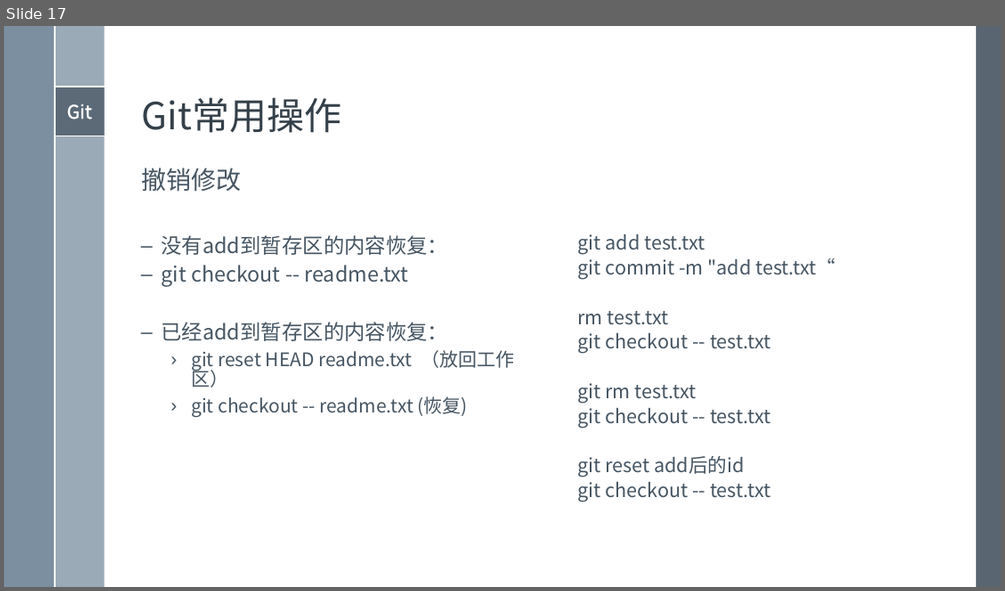
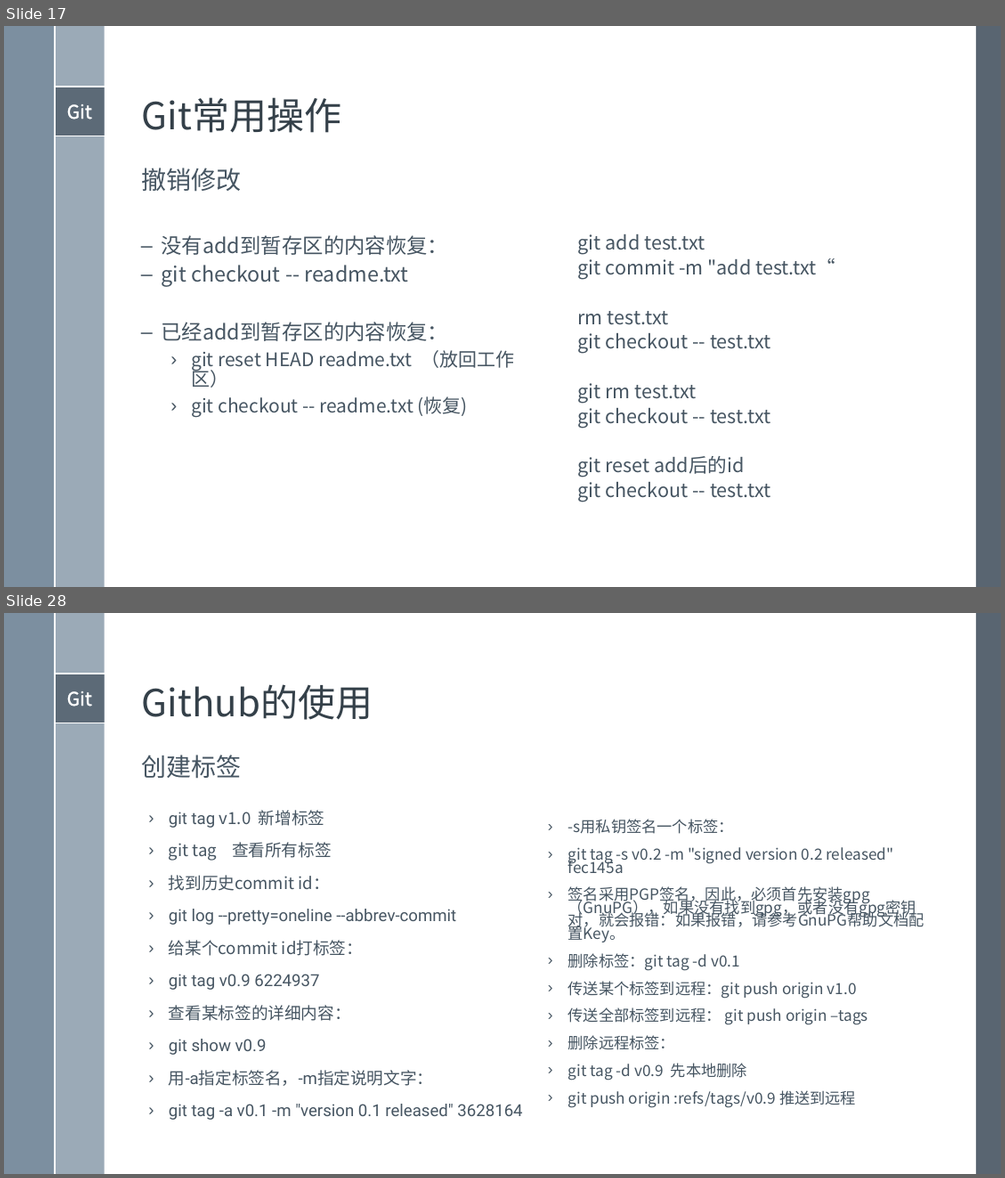
Before and after one commit to xami/joke, a slide deck: docs/windows模板/演示文稿 2.pptx. Shown one above the other, each under a label of ours: slide 17 before the commit, slides 17 and 28 after it; the slides between them are not shown. The pictures are 1005x591 and 1005x1178 pixels, drawn with LibreOffice and Linux fonts; fonts in the diff are those of the drawing. Boxes give left, top, right and bottom in pixels: in the first picture for what was removed or moved away, otherwise in the second. Text is boxed around its words. In the diff, an @@ line names an element or a change of style, - is before the commit and + after.

```diff
--- a/docs/windows模板/演示文稿 2.pptx
+++ b/docs/windows模板/演示文稿 2.pptx
@@ slide 28 added at [4, 613, 1001, 1174], background #FFFFFF; not listed: 7 template elements that a slide beside it also shows @@
@@ title added at [142, 684, 372, 720], 36 pt, text #35404A @@
+Github的使用
@@ text added at [142, 755, 242, 778], 24 pt, text #465562 @@
+创建标签
@@ text added at [169, 810, 522, 1116], 16 pt, text #465562 @@
+› git tag v1.0 新增标签
+› git tag 查看所有标签
+› 找到历史commit id：
+› git log --pretty=oneline --abbrev-commit
+› 给某个commit id打标签：
+› git tag v0.9 6224937
+› 查看某标签的详细内容：
+› git show v0.9
+› 用-a指定标签名，-m指定说明文字：
+› git tag -a v0.1 -m "version 0.1 released" 3628164
@@ text added at [568, 819, 924, 1108], 14.8 pt, text #465562 @@
+› -s用私钥签名一个标签：
+› git tag -s v0.2 -m "signed version 0.2 released" fec145a
+› 签名采用PGP签名，因此，必须首先安装gpg（GnuPG），如果没有找到gpg，或者没有gpg密钥对，就会报错：如果报错，请参考GnuPG帮助文档配置Key。
+› 删除标签：git tag -d v0.1
+› 传送某个标签到远程：git push origin v1.0
+› 传送全部标签到远程： git push origin –tags
+› 删除远程标签：
+› git tag -d v0.9 先本地删除
+› git push origin :refs/tags/v0.9 推送到远程
```
Also in this commit, not shown: 2 slides changed, 13 other slides added, 9 slides removed, 12 other files.
